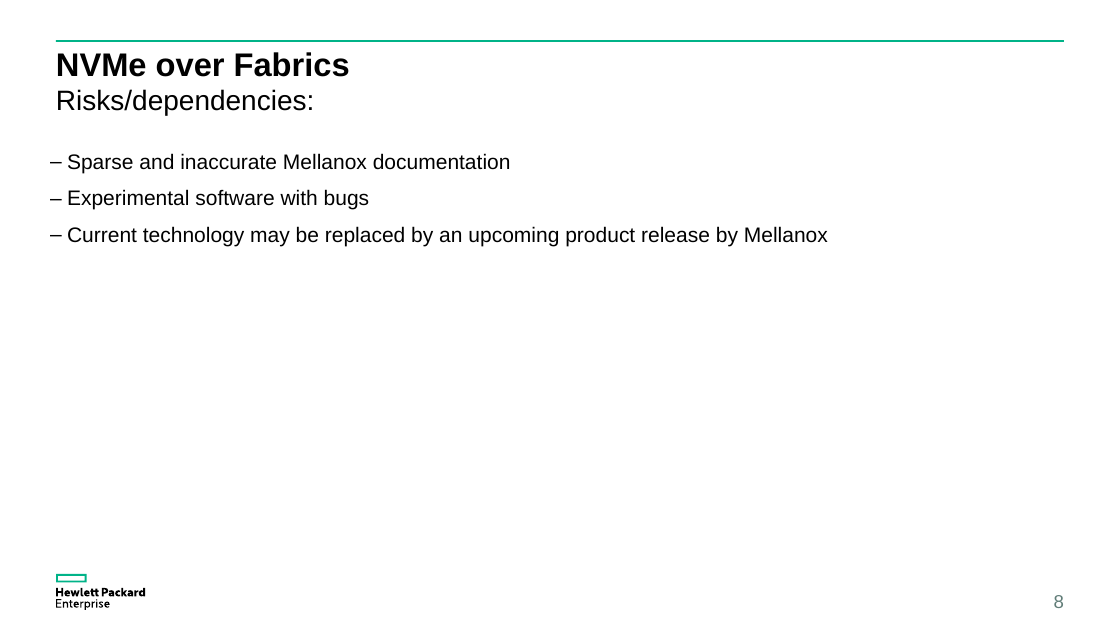
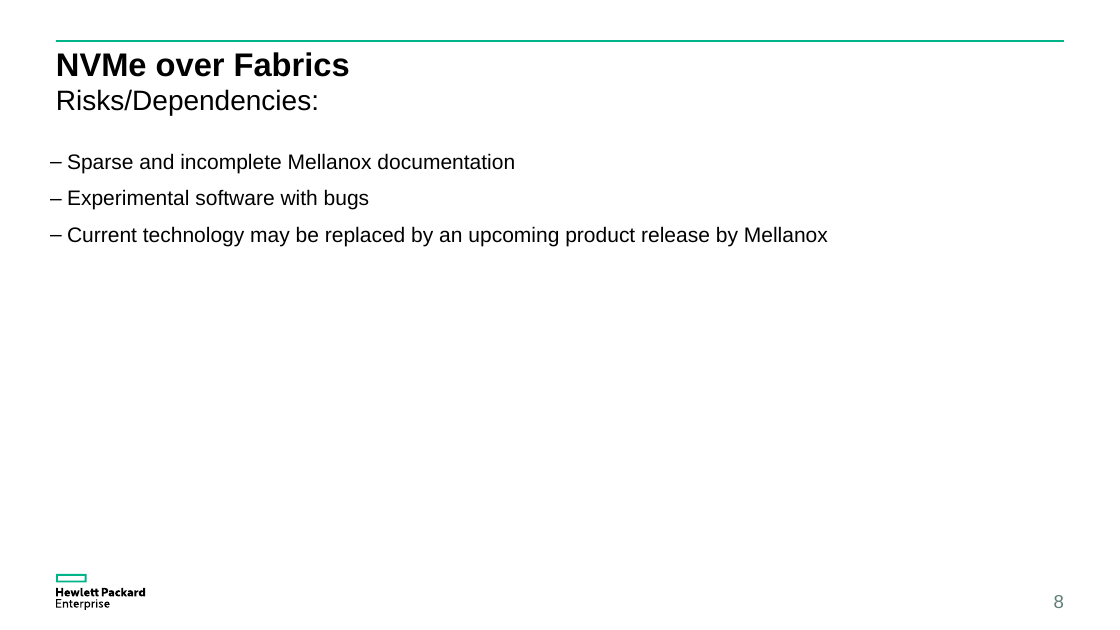
Before and after one commit to coy-humphrey/nvme-hpe, a slide deck: slide 8 of deliverables/HPE.Presentation.pptx. Drawn at 1120x630 pixels with LibreOffice and Linux fonts; fonts in the diff are those of the drawing. Boxes give left, top, right and bottom in pixels: in the first picture for what was removed or moved away, otherwise in the second. Text is boxed around its words. In the diff, an @@ line names an element or a change of style, - is before the commit and + after.

```diff
--- a/deliverables/HPE.Presentation.pptx
+++ b/deliverables/HPE.Presentation.pptx
@@ text at (56, 89, 319, 115): text changed @@
-Risks/dependencies:
+Risks/Dependencies:
@@ text at (67, 153, 515, 173): text changed @@
-– Sparse and inaccurate Mellanox documentation
+– Sparse and incomplete Mellanox documentation
```
Also in this commit, not shown: 6 other slides changed.
